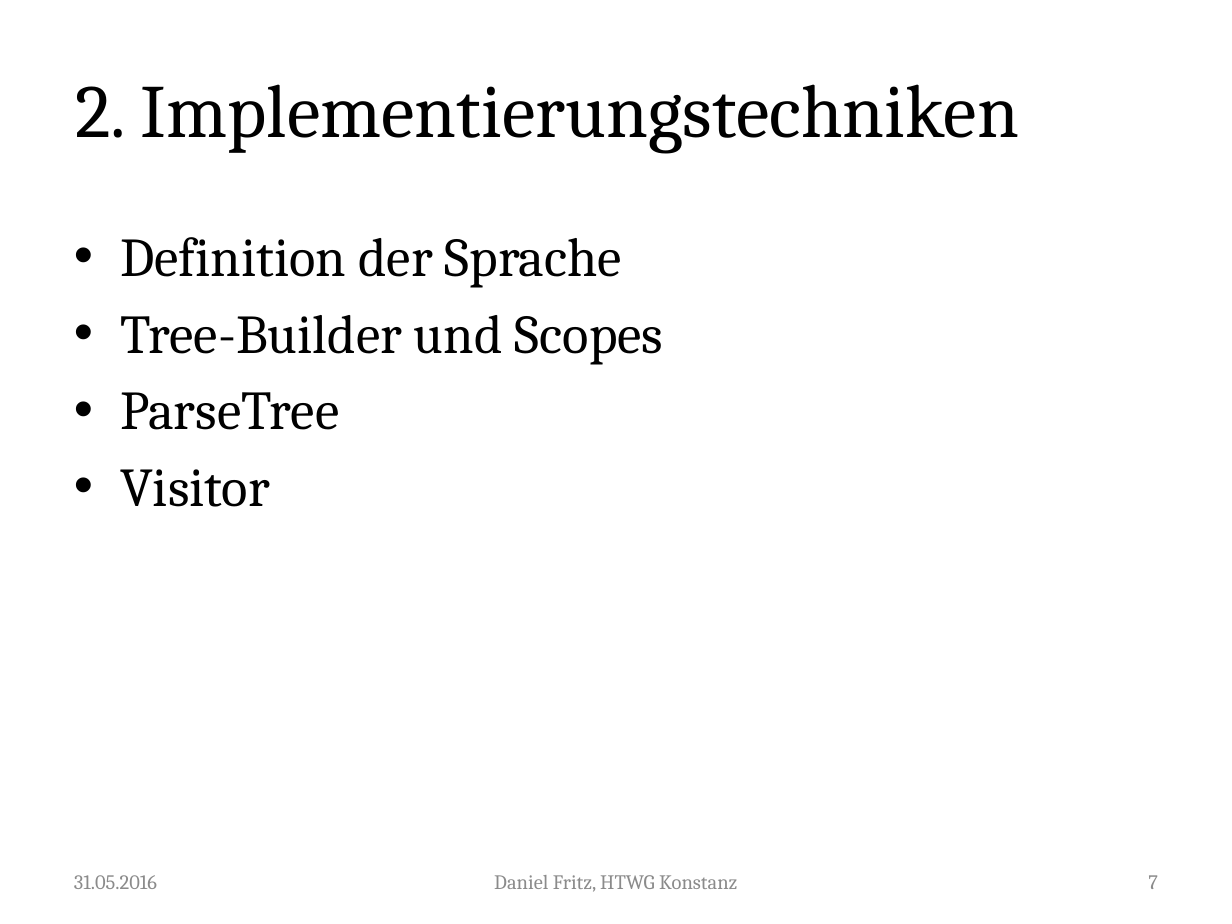
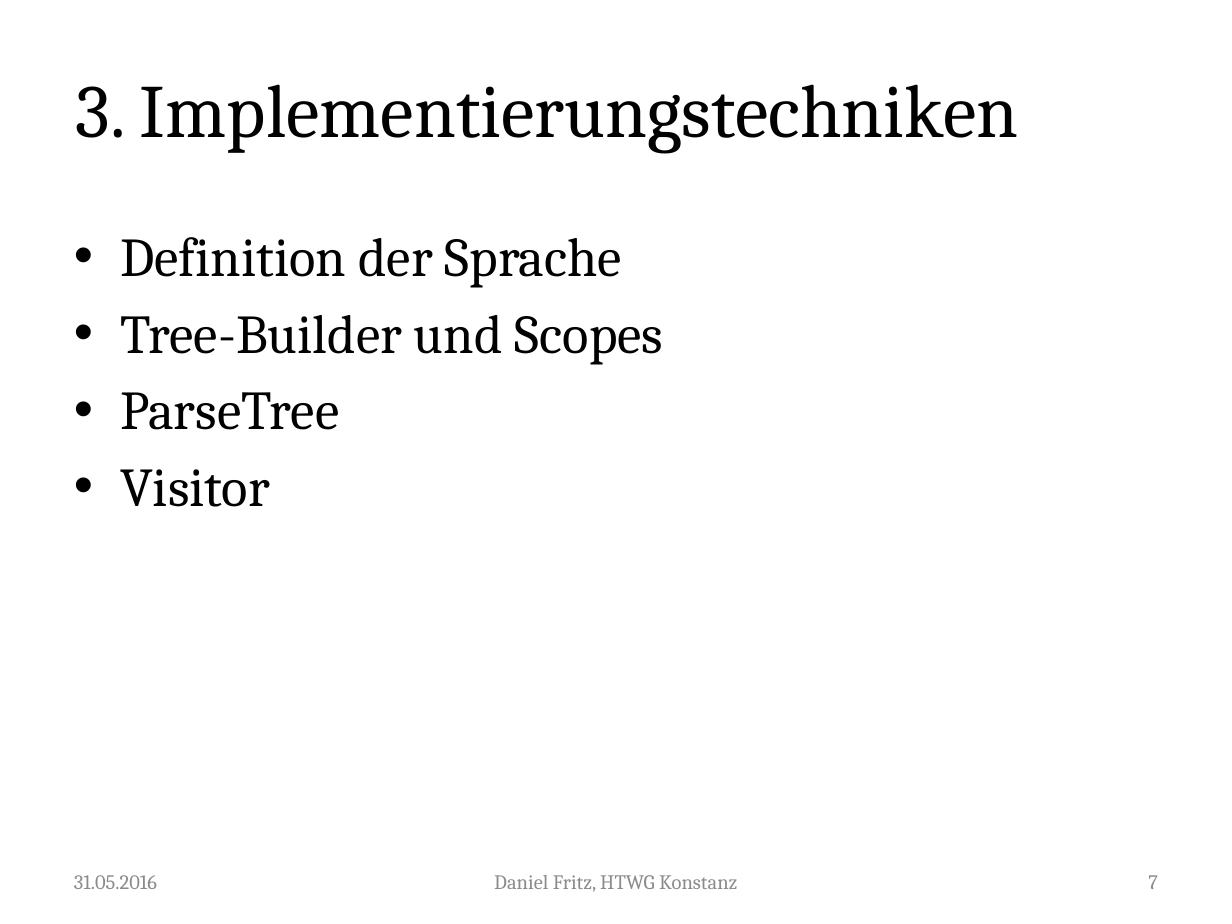
Before and after one commit to Guldenbart/MA, a slide deck: slide 7 of ppt/MA_neu.pptx. Drawn at 1232x924 pixels with LibreOffice and Linux fonts; fonts in the diff are those of the drawing. Boxes give left, top, right and bottom in pixels: in the first picture for what was removed or moved away, otherwise in the second. Text is boxed around its words. In the diff, an @@ line names an element or a change of style, - is before the commit and + after.

```diff
--- a/ppt/MA_neu.pptx
+++ b/ppt/MA_neu.pptx
@@ title at (x1=75, y1=84, x2=1018, y2=153): text changed @@
-2. Implementierungstechniken
+3. Implementierungstechniken
```
Also in this commit, not shown: 31 other slides changed, 4 slides added.
